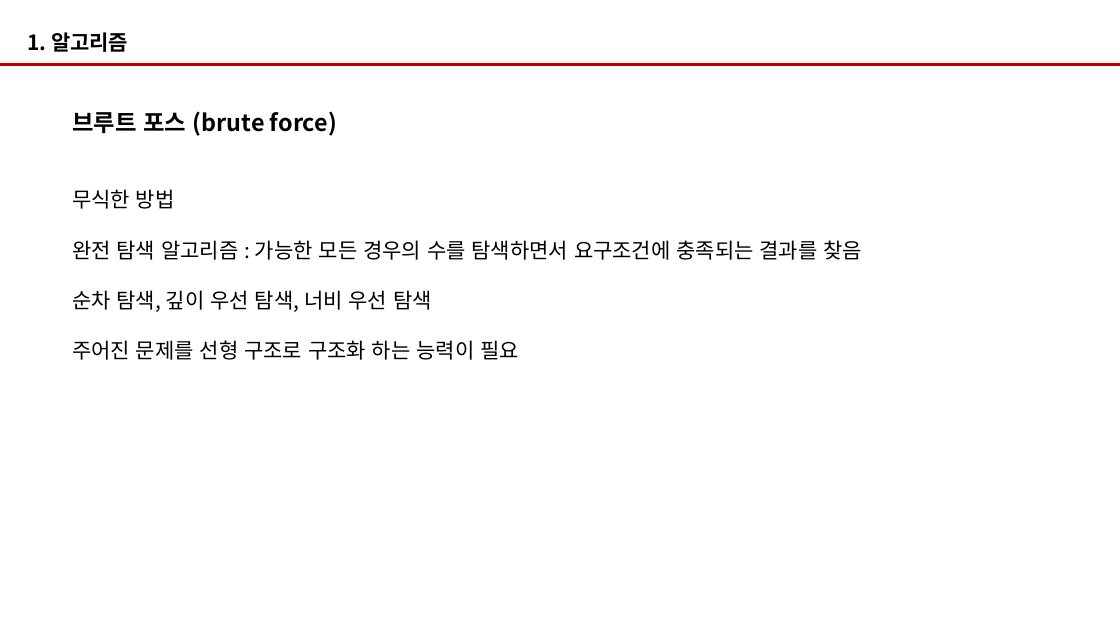
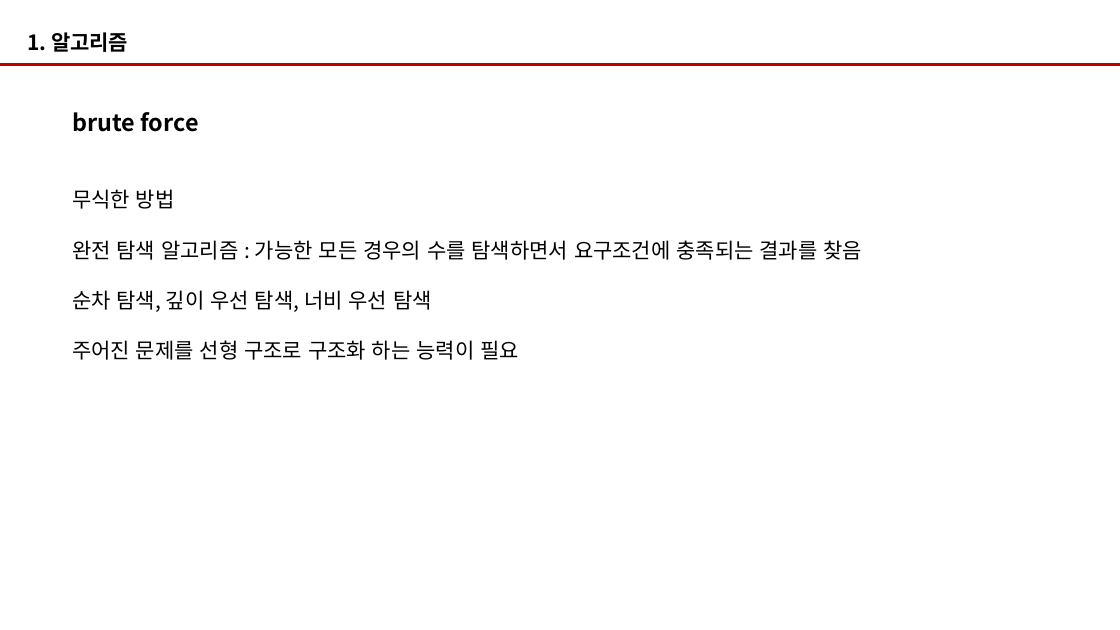
Before and after one commit to lectureazi/algorithm, a slide deck: slide 29 of 알고리즘수업자료.pptx. Drawn at 1120x630 pixels with LibreOffice and Linux fonts; fonts in the diff are those of the drawing. Boxes give left, top, right and bottom in pixels: in the first picture for what was removed or moved away, otherwise in the second. Text is boxed around its words. In the diff, an @@ line names an element or a change of style, - is before the commit and + after.

```diff
--- a/알고리즘수업자료.pptx
+++ b/알고리즘수업자료.pptx
@@ text at box(72, 112, 198, 132): text changed @@
-브루트 포스 (brute force)
+brute force
```
Also in this commit, not shown: 4 other slides changed, 27 other files.
